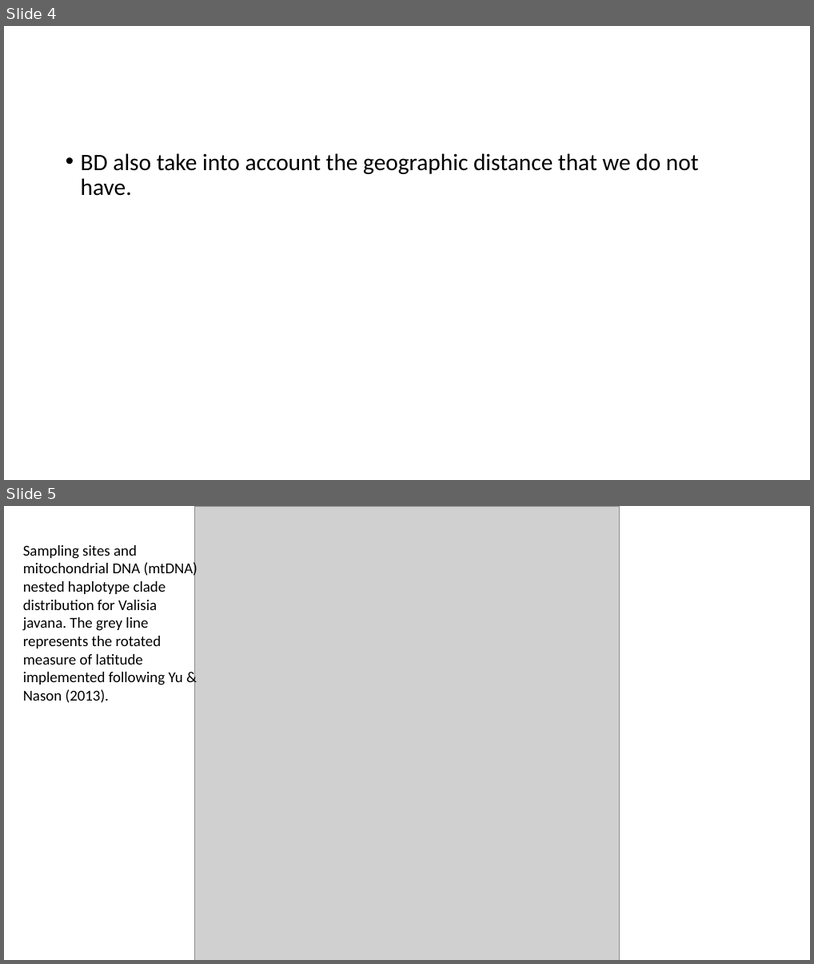
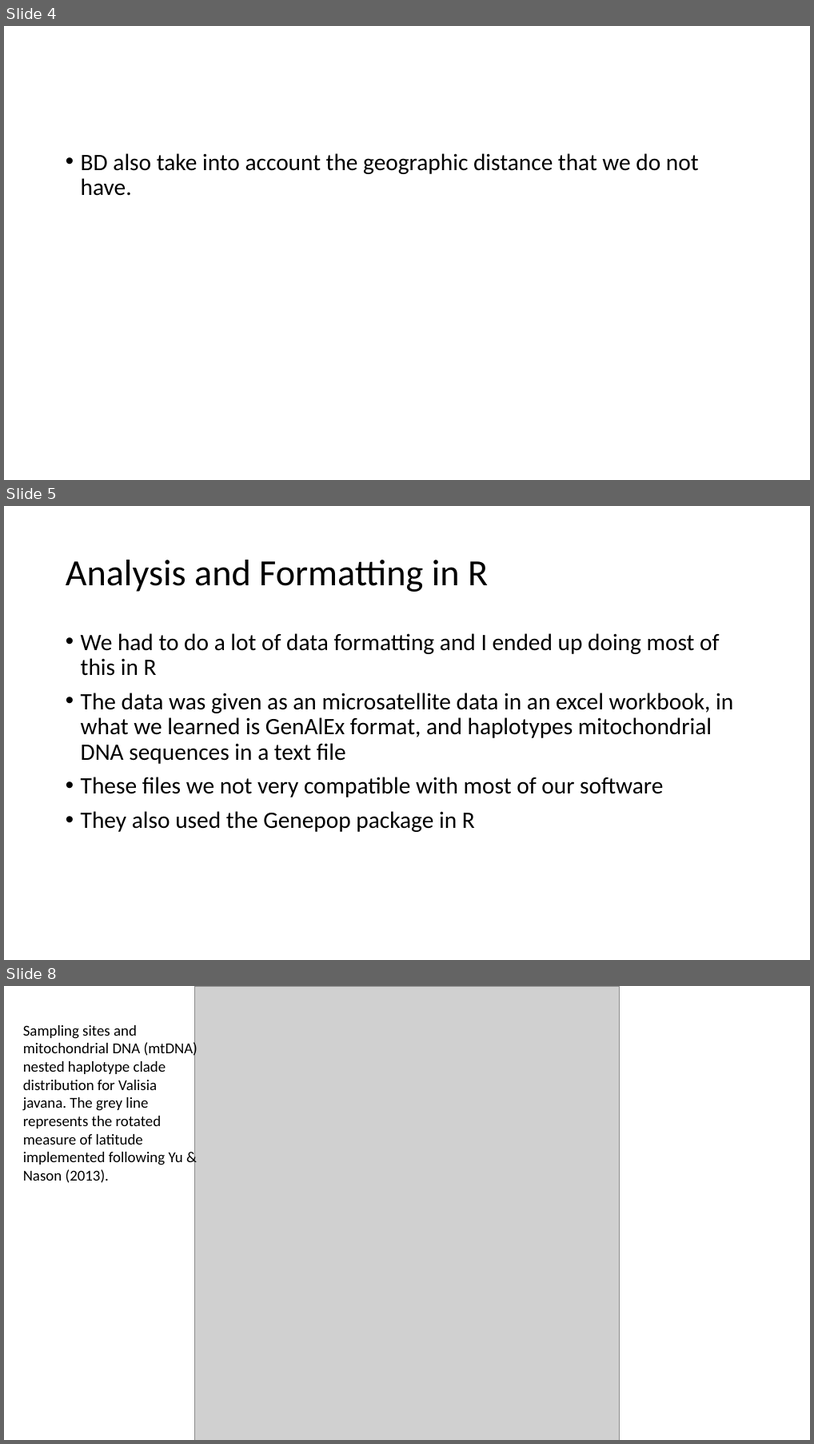
Before and after one commit to ashleyp1/BCB546X_Final_Project, a slide deck: PowerPoint Presentation for Final.pptx. Shown one above the other, each under a label of ours: slides 4 and 5 before the commit, slides 4, 5 and 8 after it; the slides between them are not shown. The pictures are 814x964 and 814x1444 pixels, drawn with LibreOffice and Linux fonts; fonts in the diff are those of the drawing; grey boxes stand for pictures. Boxes give left, top, right and bottom in pixels: in the first picture for what was removed or moved away, otherwise in the second. Text is boxed around its words. In the diff, an @@ line names an element or a change of style, - is before the commit and + after.

```diff
--- a/PowerPoint Presentation for Final.pptx
+++ b/PowerPoint Presentation for Final.pptx
@@ slide 5 added at [4,506,810,960], background #FFFFFF @@
@@ title added at [66,560,488,592], 44 pt, text #000000 @@
+Analysis and Formatting in R
@@ text added at [81,633,734,832], 28 pt, text #000000 @@
+• We had to do a lot of data formatting and I ended up doing most of this in R
+• The data was given as an microsatellite data in an excel workbook, in what we learned is GenAlEx format, and haplotypes mitochondrial DNA sequences in a text file
+• These files we not very compatible with most of our software
+• They also used the Genepop package in R
@@ what was slide 5 is now slide 8 @@
```
Also in this commit, not shown: 2 slides changed, 3 other slides added, 7 slides removed.
